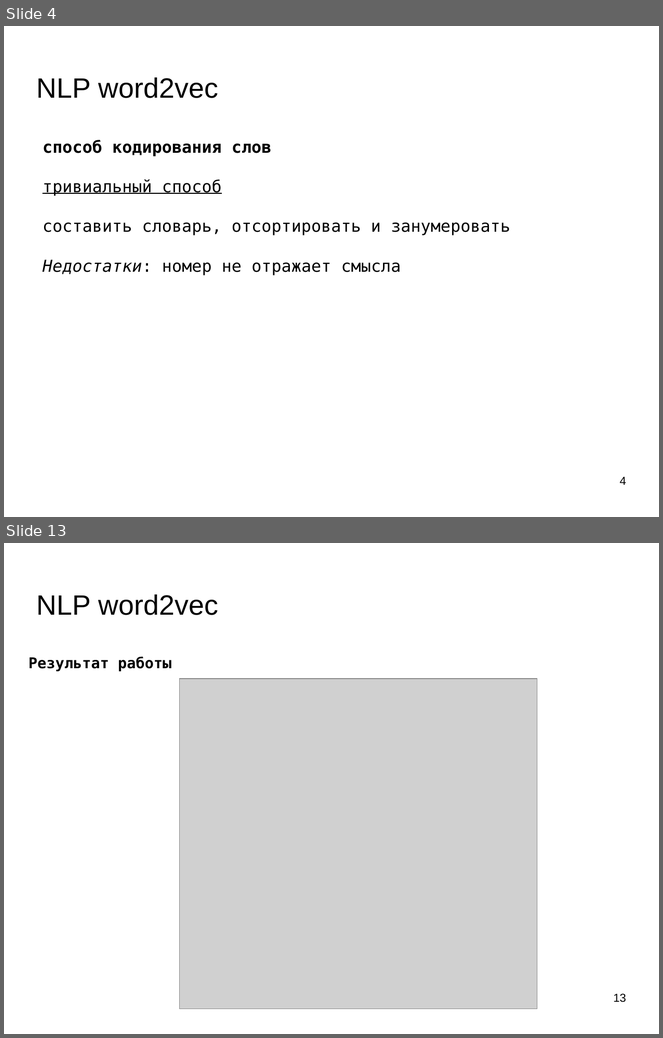
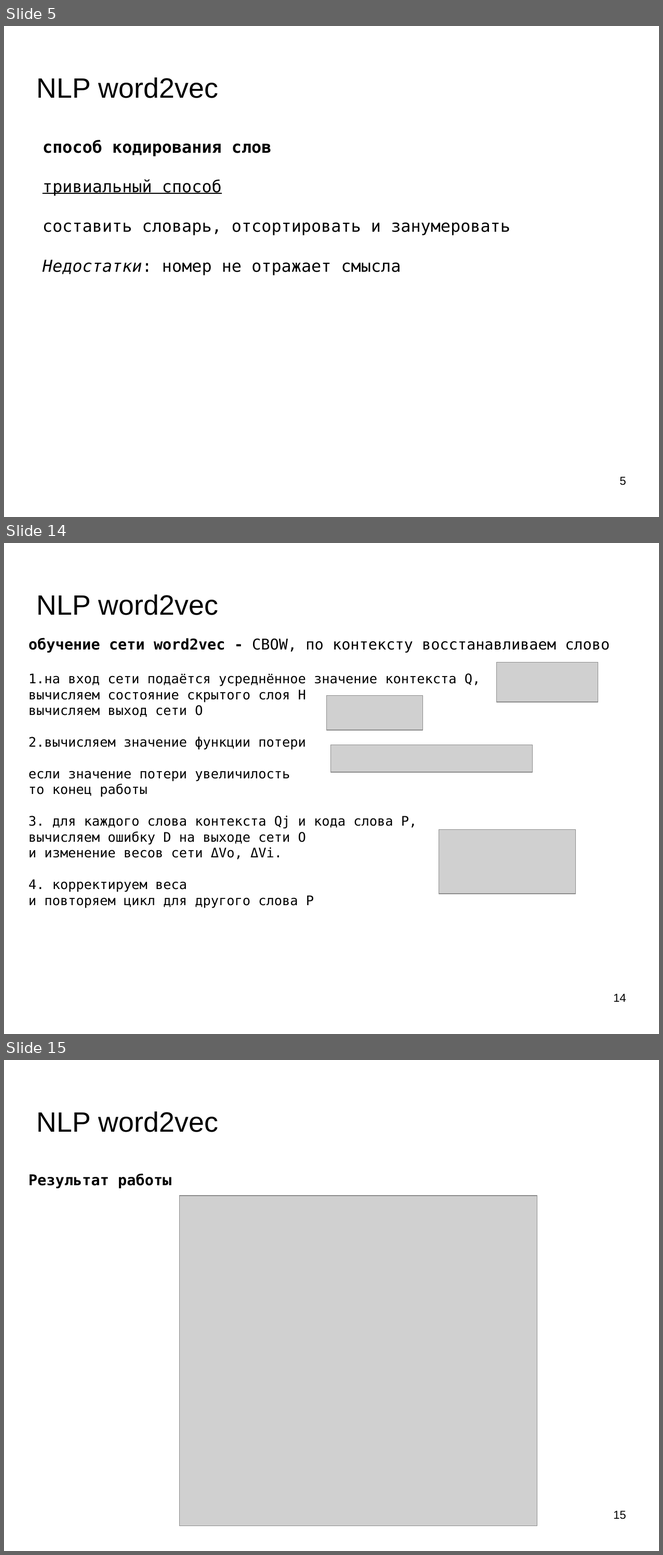
Before and after one commit to mechanoid5/ml_lectorium_legacy, a slide deck: 17-word2vec.odp. Shown one above the other, each under a label of ours: slides 4 and 13 before the commit, slides 5, 14 and 15 after it; the slides between them are not shown. The pictures are 663x1038 and 663x1555 pixels, drawn with LibreOffice and Linux fonts; fonts in the diff are those of the drawing; grey boxes stand for pictures; background and template pictures are left out. Boxes give left, top, right and bottom in pixels: in the first picture for what was removed or moved away, otherwise in the second. Text is boxed around its words. In the diff, an @@ line names an element or a change of style, - is before the commit and + after.

```diff
--- a/17-word2vec.odp
+++ b/17-word2vec.odp
@@ slide 14 added at (4, 543, 659, 1034), background picture (left out) @@
@@ title added at (37, 594, 218, 615), 33.9 pt, text #000000 @@
+NLP word2vec
@@ text added at (28, 638, 610, 909), 16 pt, text #000000 @@
+обучение сети word2vec - CBOW, по контексту восстанавливаем слово
+1.на вход сети подаётся усреднённое значение контекста Q,
+вычисляем состояние скрытого слоя H
+вычисляем выход сети O
+2.вычисляем значение функции потери
+если значение потери увеличилость
+то конец работы
+3. для каждого слова контекста Qj и кода слова P,
+вычисляем ошибку D на выходе сети O
+и изменение весов сети ΔVo, ΔVi.
+4. корректируем веса
+и повторяем цикл для другого слова P
@@ picture added at (497, 663, 598, 702) @@
@@ picture added at (327, 696, 423, 730) @@
@@ picture added at (331, 745, 533, 772) @@
@@ picture added at (439, 830, 576, 894) @@
@@ page number added at (613, 994, 626, 1002), 14 pt, text #000000 @@
+14
@@ what was slide 4 is now slide 5 @@
@@ page number at (620, 477, 626, 486): text changed @@
-4
+5
@@ what was slide 13 is now slide 15 @@
@@ page number at (613, 1511, 626, 1520): text changed @@
-13
+15
```
Also in this commit, not shown: 10 slides changed, 2 other slides added, 1 slide removed, 1 other file.
